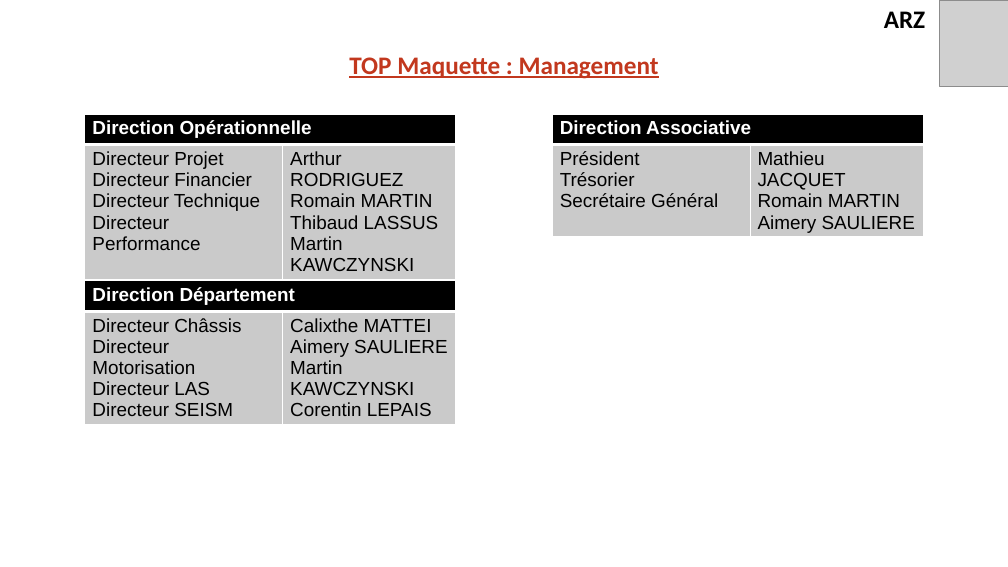
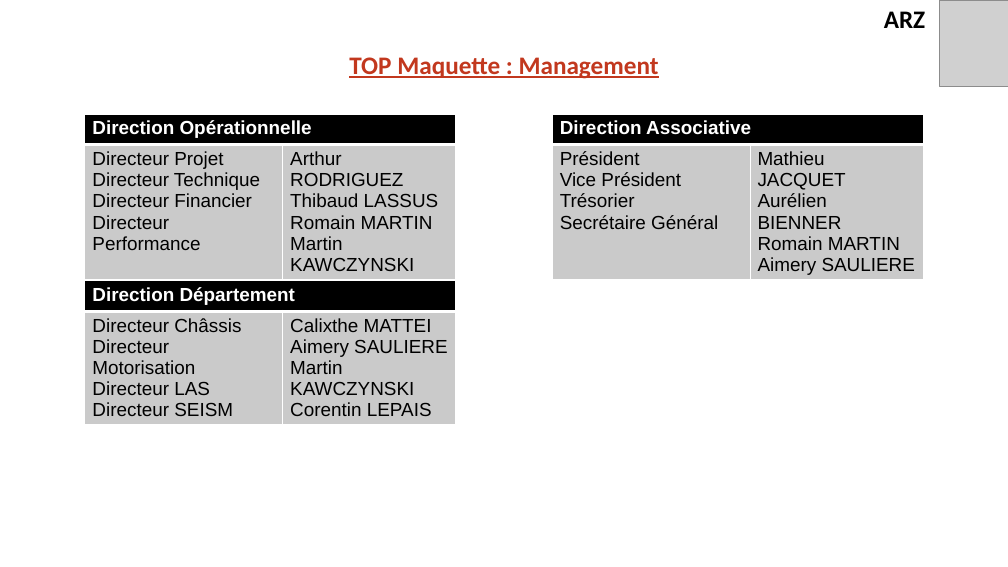
Before and after one commit to EOSCogniton/STUF-2020, a slide deck: slide 4 of AB_TOPs/02_Top_Maquette/Top_Maquette_V2.0.pptx. Drawn at 1008x567 pixels with LibreOffice and Linux fonts; fonts in the diff are those of the drawing; grey boxes stand for pictures; background and template pictures are left out. Boxes give left, top, right and bottom in pixels: in the first picture for what was removed or moved away, otherwise in the second. Text is boxed around its words. In the diff, an @@ line names an element or a change of style, - is before the commit and + after.

```diff
--- a/AB_TOPs/02_Top_Maquette/Top_Maquette_V2.0.pptx
+++ b/AB_TOPs/02_Top_Maquette/Top_Maquette_V2.0.pptx
@@ table at [85, 114, 456, 275] @@
-row 2, column 1: Directeur Projet / Directeur Financier / Directeur Technique / Directeur Performance
+row 2, column 1: Directeur Projet / Directeur Technique / Directeur Financier / Directeur Performance
-row 2, column 2: Arthur RODRIGUEZ / Romain MARTIN / Thibaud LASSUS / Martin KAWCZYNSKI
+row 2, column 2: Arthur RODRIGUEZ / Thibaud LASSUS / Romain MARTIN / Martin KAWCZYNSKI
@@ table at [552, 114, 923, 279] @@
-row 2, column 1: Président / Trésorier / Secrétaire Général
+row 2, column 1: Président / Vice Président / Trésorier / Secrétaire Général
-row 2, column 2: Mathieu JACQUET / Romain MARTIN / Aimery SAULIERE
+row 2, column 2: Mathieu JACQUET / Aurélien BIENNER / Romain MARTIN / Aimery SAULIERE
```
Also in this commit, not shown: 2 other slides changed, 1 other file.
